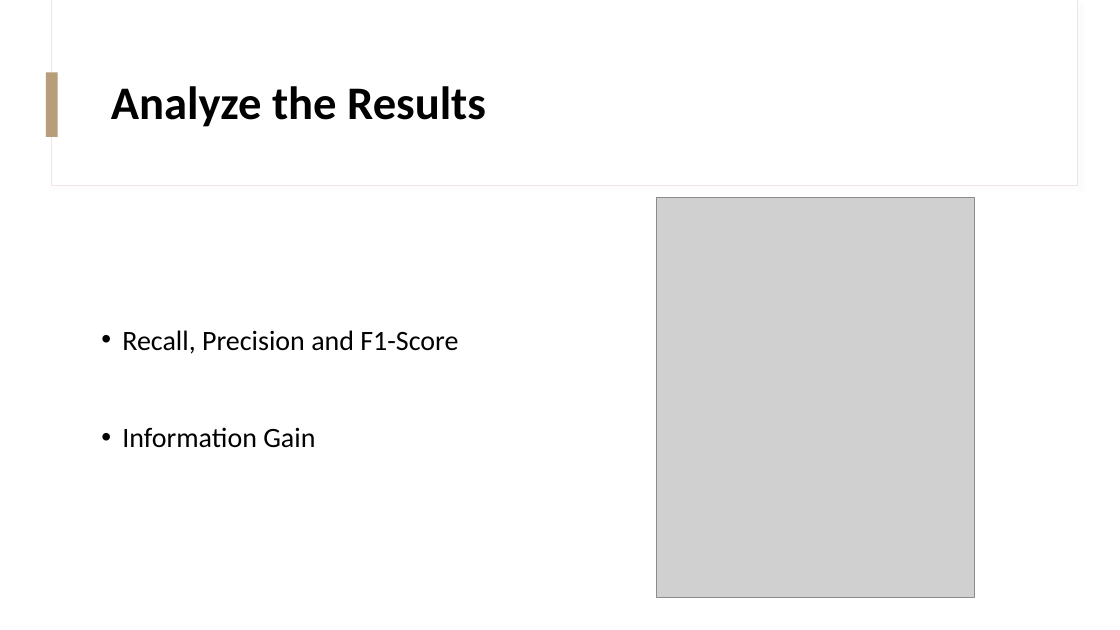
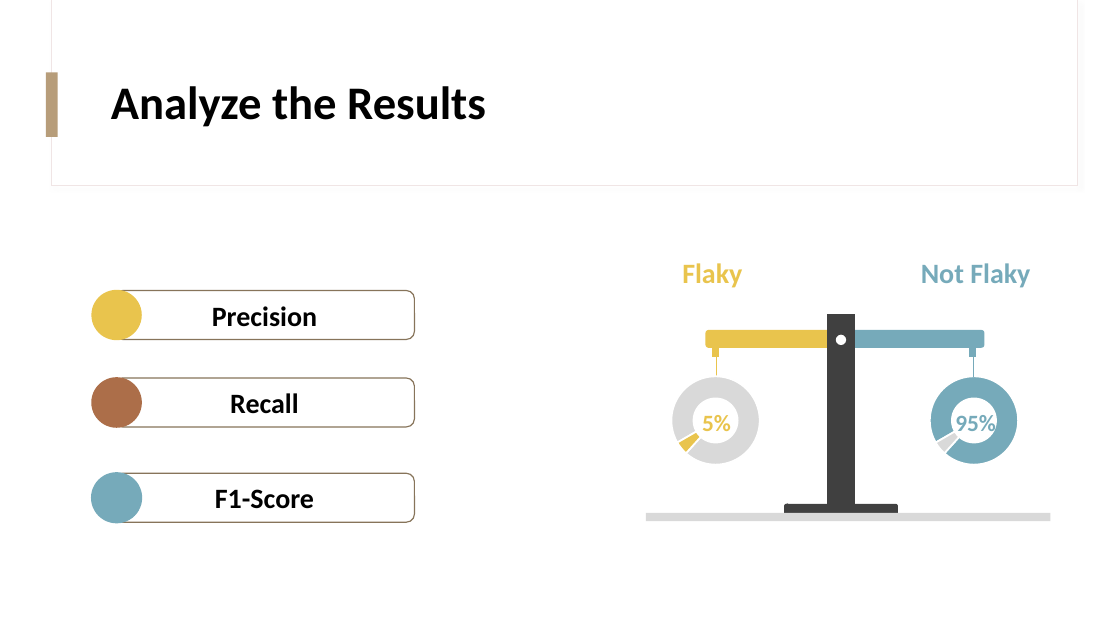
Before and after one commit to KhaledBadran/SOEN7481_Project, a slide deck: slide 8 of A Combined Approach to Detect a Flaky Tests in Python Presentation.pptx (slide 7 before the commit). Drawn at 1120x630 pixels with LibreOffice and Linux fonts; fonts in the diff are those of the drawing; grey boxes stand for pictures. Boxes give left, top, right and bottom in pixels: in the first picture for what was removed or moved away, otherwise in the second. Text is boxed around its words. In the diff, an @@ line names an element or a change of style, - is before the commit and + after.

```diff
--- a/A Combined Approach to Detect a Flaky Tests in Python Presentation.pptx
+++ b/A Combined Approach to Detect a Flaky Tests in Python Presentation.pptx
@@ picture removed at bbox=[657, 197, 975, 597] @@
@@ text added at bbox=[682, 263, 742, 288], 24 pt, text #E9C44D, bold @@
+Flaky
@@ text added at bbox=[921, 263, 1030, 288], 24 pt, text #76AABA, bold @@
+Not Flaky
@@ ellipse added at bbox=[92, 290, 142, 340], fill #E9C44D @@
@@ rounded rectangle added at bbox=[114, 291, 414, 339], outline #87745A 1 pt, 24 pt, text #000000, bold @@
+Precision
@@ rectangle added at bbox=[828, 314, 854, 504], fill #404040, outline #404040 1 pt @@
@@ text removed at bbox=[122, 330, 458, 448] @@
-• Recall, Precision and F1-Score
-• Information Gain
@@ round same rect added at bbox=[705, 330, 843, 347], fill #E9C44D @@
@@ rectangle added at bbox=[713, 348, 719, 356], fill #E9C44D, outline #E9C44D 1 pt @@
@@ line added from (717, 356) to (717, 377), #E9C44D 0.5 pt @@
@@ ellipse added at bbox=[836, 334, 846, 344], fill #FFFFFF @@
@@ round same rect added at bbox=[847, 330, 984, 347], fill #76AABA @@
@@ rectangle added at bbox=[970, 348, 976, 356], fill #76AABA, outline #76AABA 1 pt @@
@@ line added from (973, 356) to (973, 377), #76AABA 0.5 pt @@
@@ ellipse added at bbox=[92, 377, 142, 428], fill #AC6E49 @@
@@ rounded rectangle added at bbox=[114, 378, 414, 427], outline #87745A 1 pt, 24 pt, text #000000, bold @@
+Recall
@@ doughnut chart added at bbox=[647, 365, 785, 476] @@
+categories: 1
+Series 1: 95, 5
@@ doughnut chart added at bbox=[905, 365, 1043, 476] @@
+categories: 1
+Series 1: 95, 5
@@ text added at bbox=[702, 415, 731, 431], 20 pt, text #E9C44D, bold @@
+5%
@@ text added at bbox=[955, 411, 996, 437], 20 pt, text #76AABA, bold @@
+95%
@@ ellipse added at bbox=[91, 472, 142, 523], fill #76AABA @@
@@ rounded rectangle added at bbox=[114, 473, 414, 522], outline #87745A 1 pt, 24 pt, text #000000, bold @@
+F1-Score
@@ round same rect added at bbox=[785, 504, 897, 514], fill #404040, outline #404040 1 pt @@
@@ rectangle added at bbox=[646, 513, 1051, 521], fill #D9D9D9 @@
```
Also in this commit, not shown: 1 other slide changed, 10 slides added, 1 slide removed.
